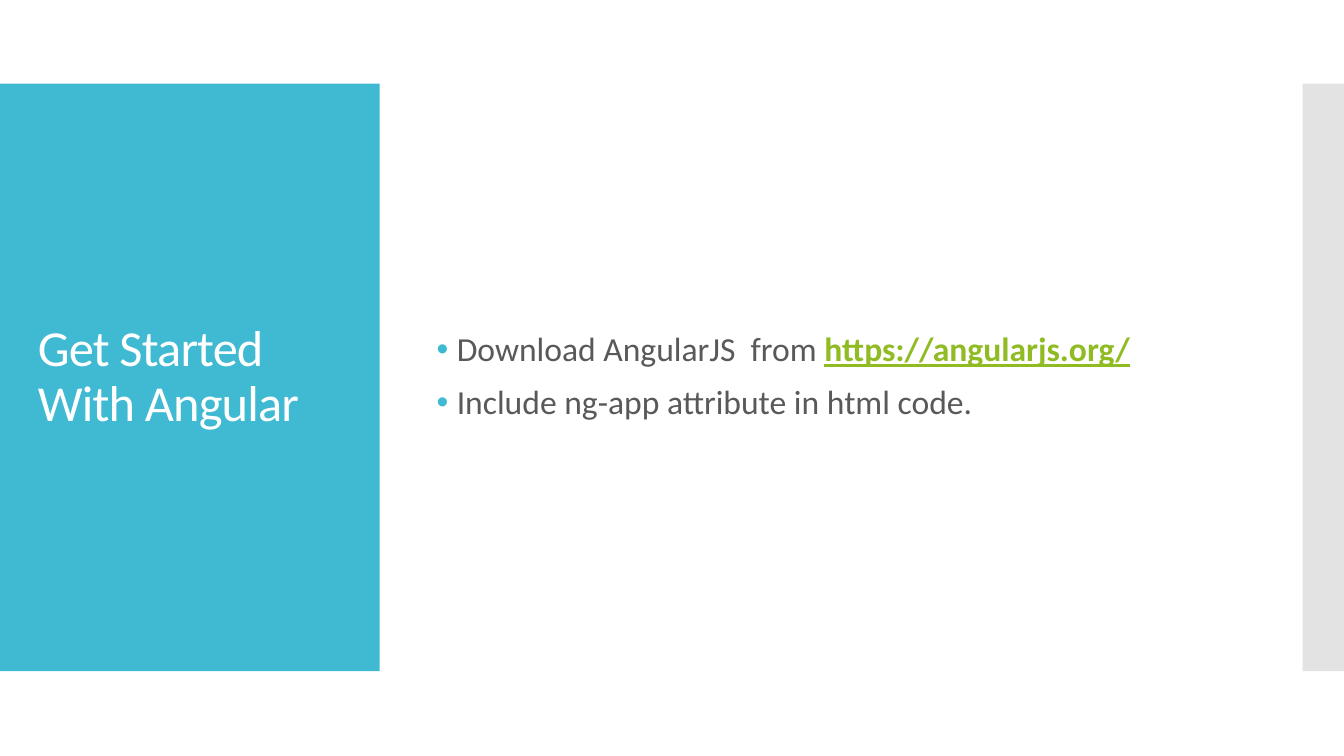
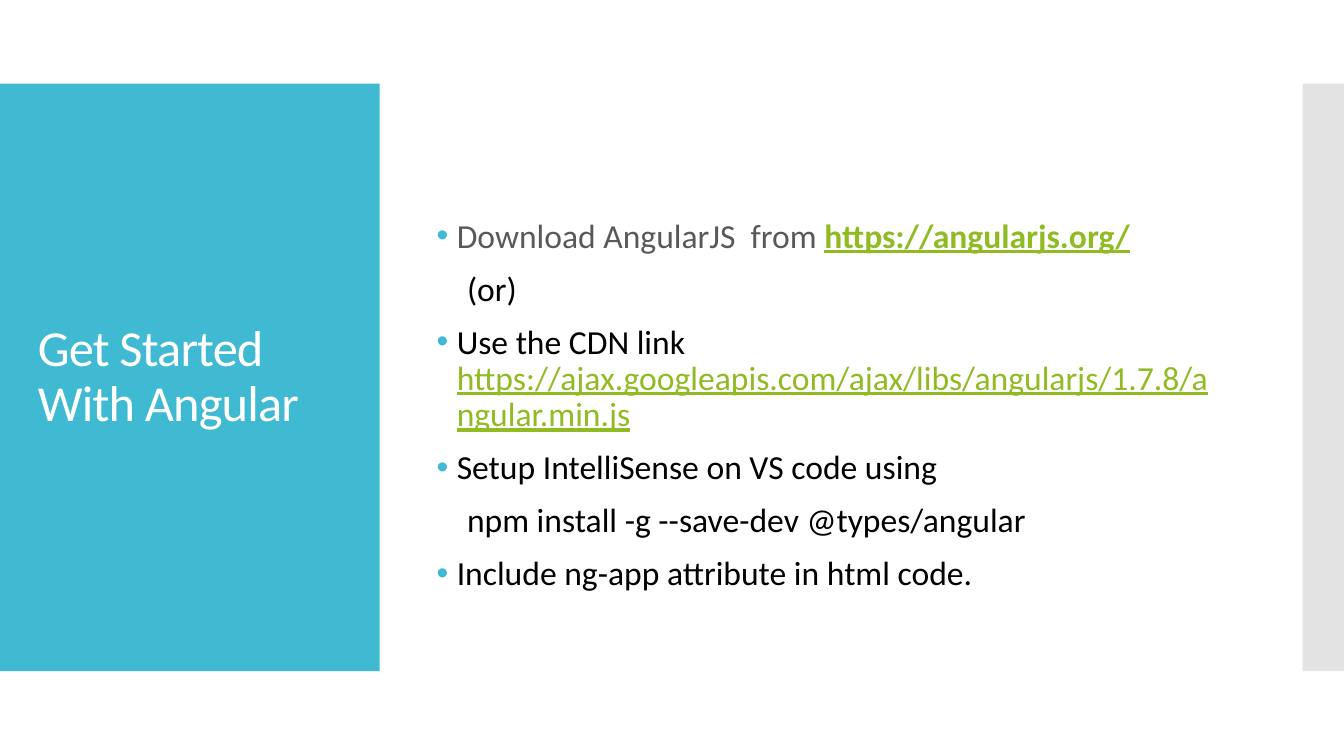
Before and after one commit to webelf000/angular_sample_app, a slide deck: slide 5 of Angular JS - Workshop.pptx. Drawn at 1344x756 pixels with LibreOffice and Linux fonts; fonts in the diff are those of the drawing. Boxes give left, top, right and bottom in pixels: in the first picture for what was removed or moved away, otherwise in the second. Text is boxed around its words. In the diff, an @@ line names an element or a change of style, - is before the commit and + after.

```diff
--- a/Angular JS - Workshop.pptx
+++ b/Angular JS - Workshop.pptx
@@ text at (457, 276, 1208, 538): paragraphs added @@
+(or)
+• Use the CDN link https://ajax.googleapis.com/ajax/libs/angularjs/1.7.8/angular.min.js
+• Setup IntelliSense on VS code using
+npm install -g --save-dev @types/angular
@@ text at (457, 561, 972, 591): text colour #595959 to #000000 in "Include ng-app attribute in html code." @@
```
Also in this commit, not shown: 10 other slides changed, 6 slides added.
